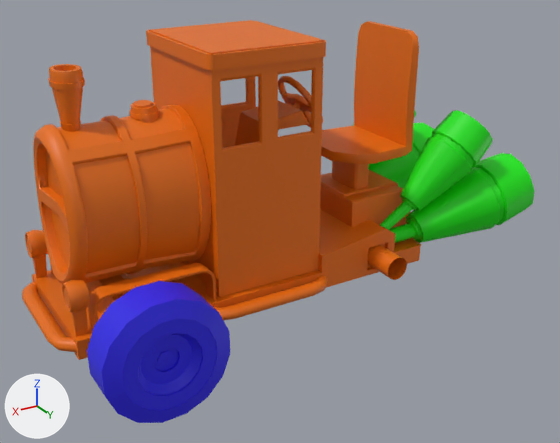
One commit to the FBX model Assets/Meshes/Cars/Train_Car_Mesh.fbx: the scene before it, then after it.
The view is the same before and after, from a 50 mm lens placed at (1.824, 3.275, 2.712), pointed at (-0.217, -0.128, 1.01). The lights are fixed; the arrows at lower left show +X, +Y and +Z.

Objects in the first picture: 'TC_Car.001', 'TC_FL_Wheel.001'.
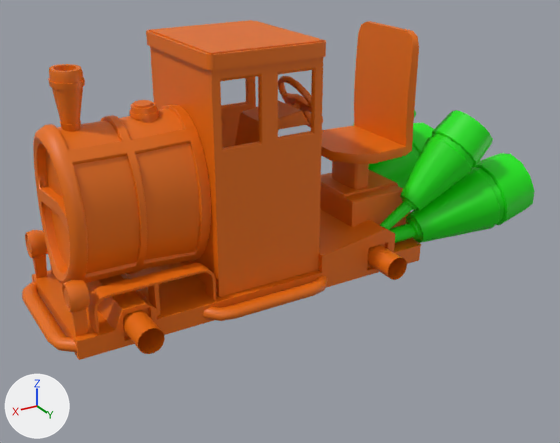
The newer file is also turned or shifted as a whole; pictures and numbers use the older file's frame.

The change, as a diff of the scene's bpy script:
```diff
--- a/Assets/Meshes/Cars/Train_Car_Mesh.fbx.py
+++ b/Assets/Meshes/Cars/Train_Car_Mesh.fbx.py
@@ ob_tc_fl_wheel_001 @@
-ob_tc_fl_wheel_001 = bpy.data.objects.new('TC_FL_Wheel.001', me_cylinder_014)
-ob_tc_fl_wheel_001.location = (-0.032, -0.28, 0.457)
```

Location of each change, (x1, y1, x2, y2) in pixels of the pictures (560 x 443 px):
'TC_FL_Wheel.001', deleted (blue)
    before: (87, 281, 230, 423)
